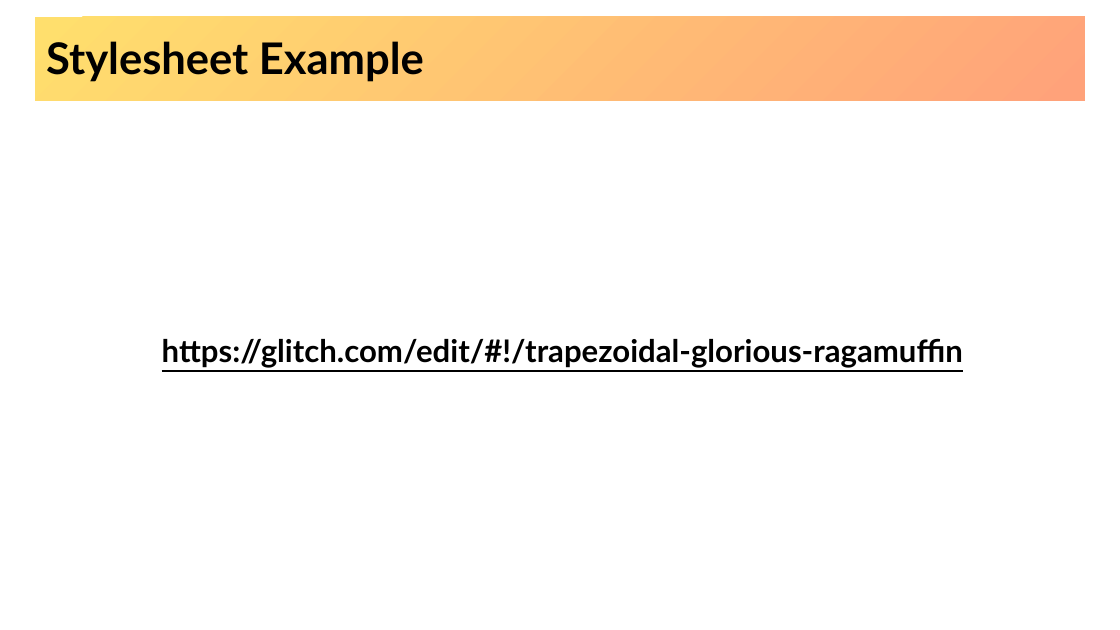
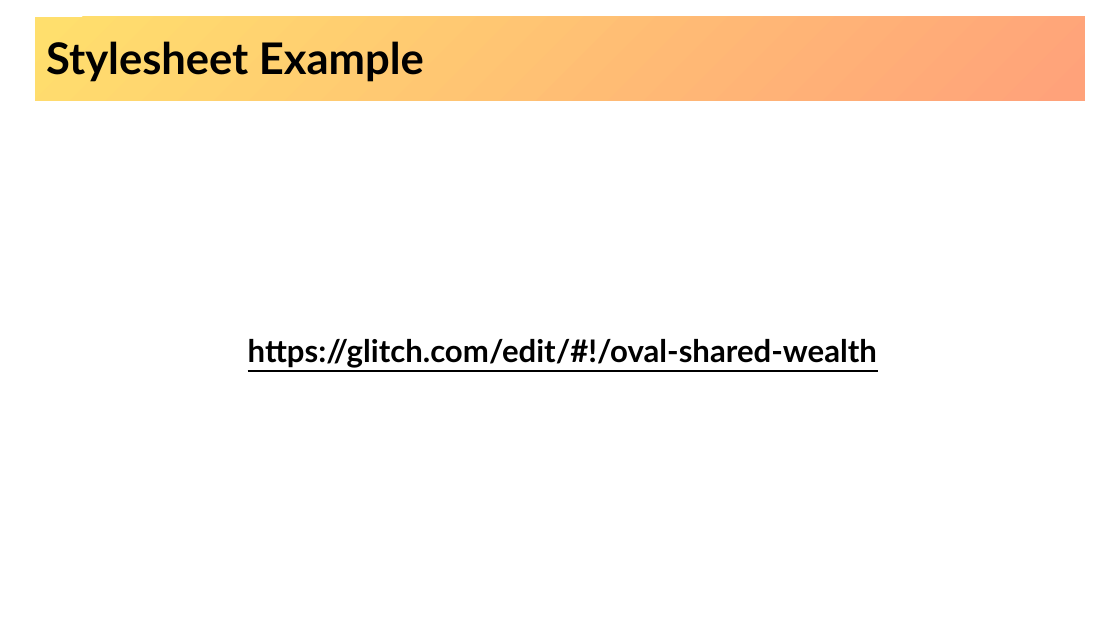
Before and after one commit to hytechclub/web-101, a slide deck: slide 10 of Week06/IntroductionToCss.pptx. Drawn at 1120x630 pixels with LibreOffice and Linux fonts; fonts in the diff are those of the drawing; background and template pictures are left out. Boxes give left, top, right and bottom in pixels: in the first picture for what was removed or moved away, otherwise in the second. Text is boxed around its words. In the diff, an @@ line names an element or a change of style, - is before the commit and + after.

Commit message:
fix broken link

```diff
--- a/Week06/IntroductionToCss.pptx
+++ b/Week06/IntroductionToCss.pptx
@@ text at (x1=248, y1=339, x2=877, y2=368): text changed @@
-https://glitch.com/edit/#!/trapezoidal-glorious-ragamuffin
+https://glitch.com/edit/#!/oval-shared-wealth
```
